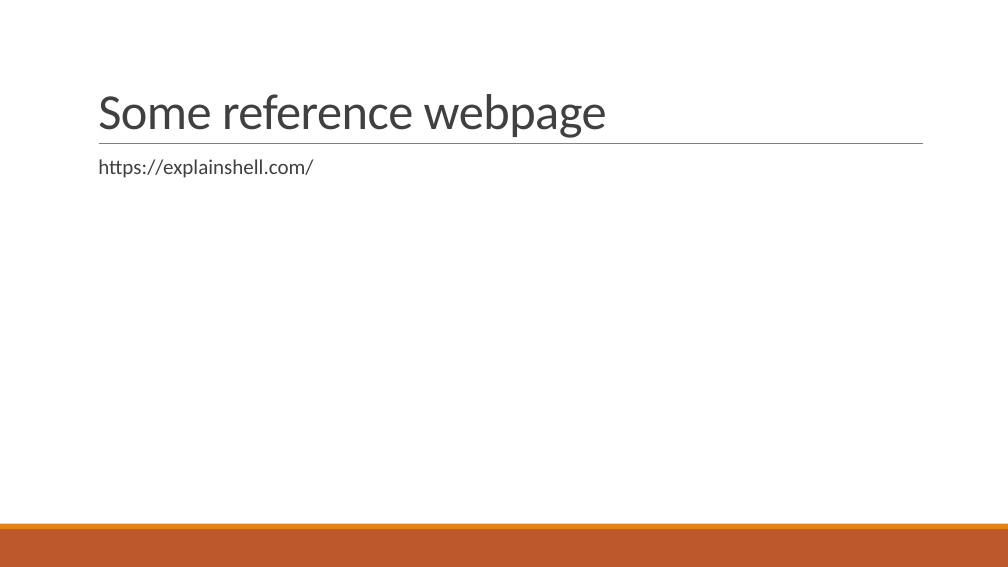
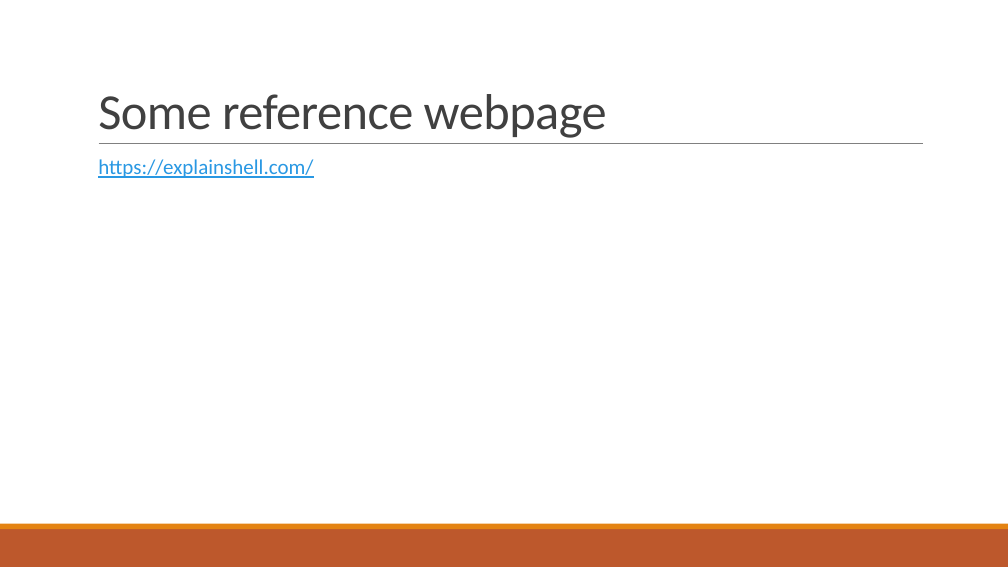
Before and after one commit to YumingChang02/arch_summer_2019, a slide deck: slide 26 of Introduction to docker.pptx. Drawn at 1008x567 pixels with LibreOffice and Linux fonts; fonts in the diff are those of the drawing. Boxes give left, top, right and bottom in pixels: in the first picture for what was removed or moved away, otherwise in the second. Text is boxed around its words. In the diff, an @@ line names an element or a change of style, - is before the commit and + after.

```diff
--- a/Introduction to docker.pptx
+++ b/Introduction to docker.pptx
@@ text "https://explainshell.com/" at (98,159,313,178): text colour #404040 to #2998E3, underline on @@
```
Also in this commit, not shown: 2 other slides changed, 3 slides added, 3 slides removed, 2 other files.
